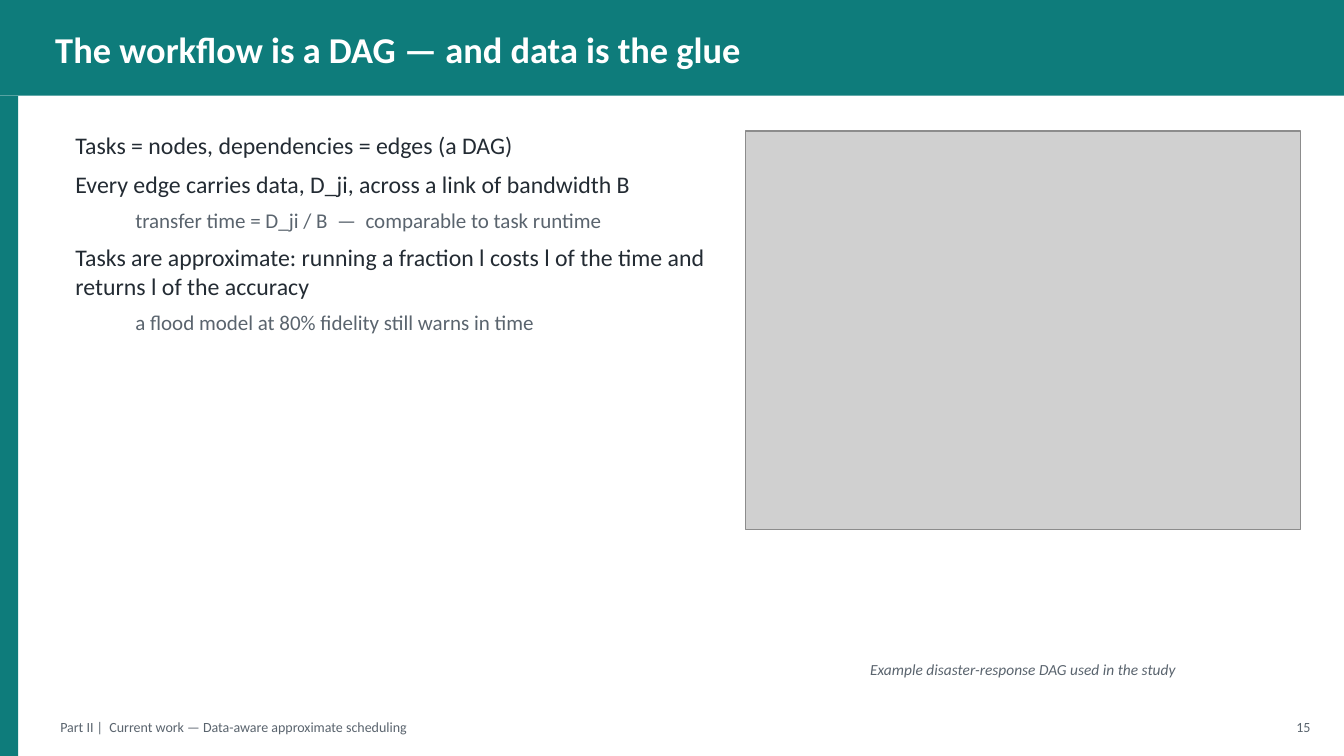
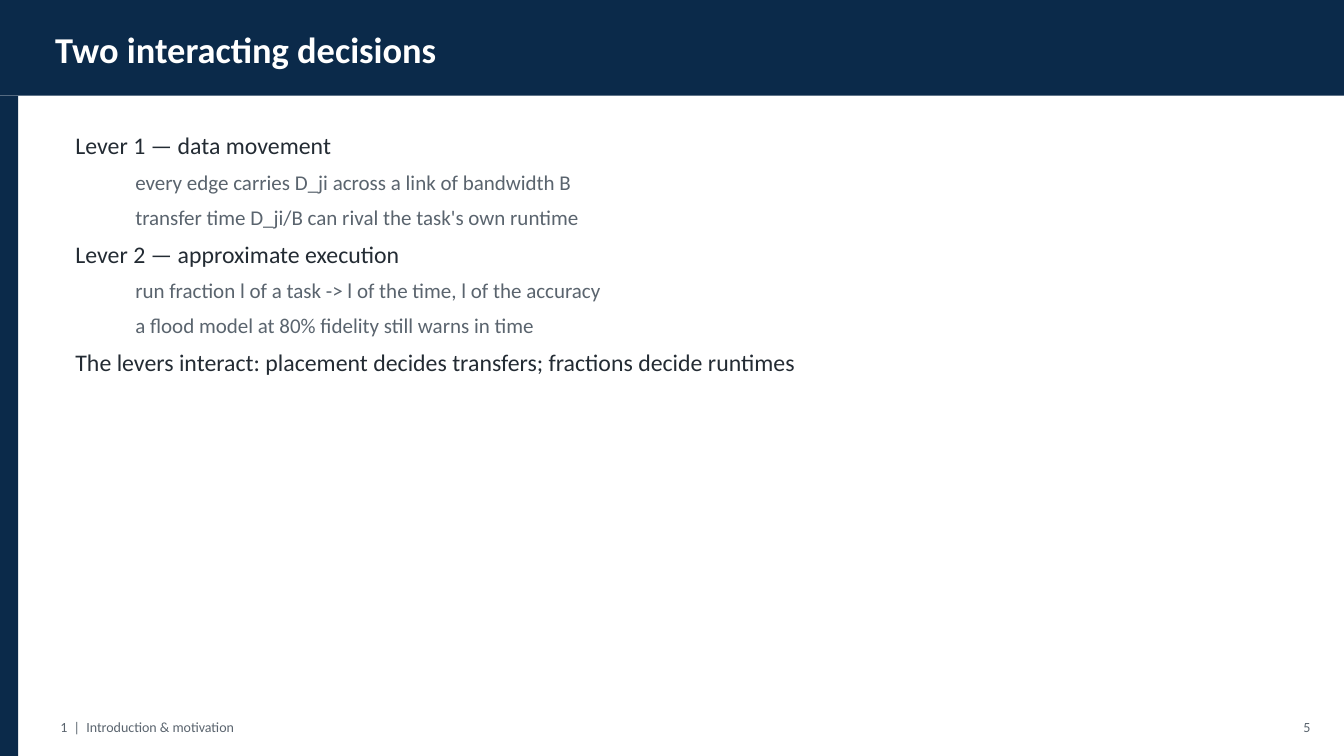
Before and after one commit to gayanigupta/data-aware-scheduling, a slide deck: slide 6 of slides/data-aware-scheduling.pptx (slide 16 before the commit). Drawn at 1344x756 pixels with LibreOffice and Linux fonts; fonts in the diff are those of the drawing; grey boxes stand for pictures. Boxes give left, top, right and bottom in pixels: in the first picture for what was removed or moved away, otherwise in the second. Text is boxed around its words. In the diff, an @@ line names an element or a change of style, - is before the commit and + after.

```diff
--- a/slides/data-aware-scheduling.pptx
+++ b/slides/data-aware-scheduling.pptx
@@ rectangle at box(0, 0, 1344, 96): fill #0E7C7B to #0B2A4A @@
@@ text at box(55, 37, 436, 69): text changed @@
-The workflow is a DAG — and data is the glue
+Two interacting decisions
@@ rectangle at box(0, 96, 18, 756): fill #0E7C7B to #0B2A4A @@
@@ text at box(75, 137, 600, 302): text changed; size 17 to 15 pt; text colour #232B33 to #5A646E @@
-Tasks = nodes, dependencies = edges (a DAG)
-Every edge carries data, D_ji, across a link of bandwidth B
-  transfer time = D_ji / B — comparable to task runtime
-Tasks are approximate: running a fraction l costs l of the time and returns l of the accuracy
+Lever 1 — data movement
+  every edge carries D_ji across a link of bandwidth B
+  transfer time D_ji/B can rival the task's own runtime
+Lever 2 — approximate execution
+  run fraction l of a task -> l of the time, l of the accuracy
@@ picture removed at box(746, 131, 1301, 529) @@
@@ text at box(75, 354, 795, 375): paragraph added @@
+The levers interact: placement decides transfers; fractions decide runtimes
@@ text removed at box(870, 664, 1176, 678) @@
-Example disaster-response DAG used in the study
@@ text at box(60, 722, 234, 732): text changed @@
-Part II | Current work — Data-aware approximate scheduling
+1 | Introduction & motivation
@@ text at box(1303, 723, 1310, 732): text changed @@
-15
+5
```
Also in this commit, not shown: 20 other slides changed, 24 slides added, 22 slides removed, 2 other files.
